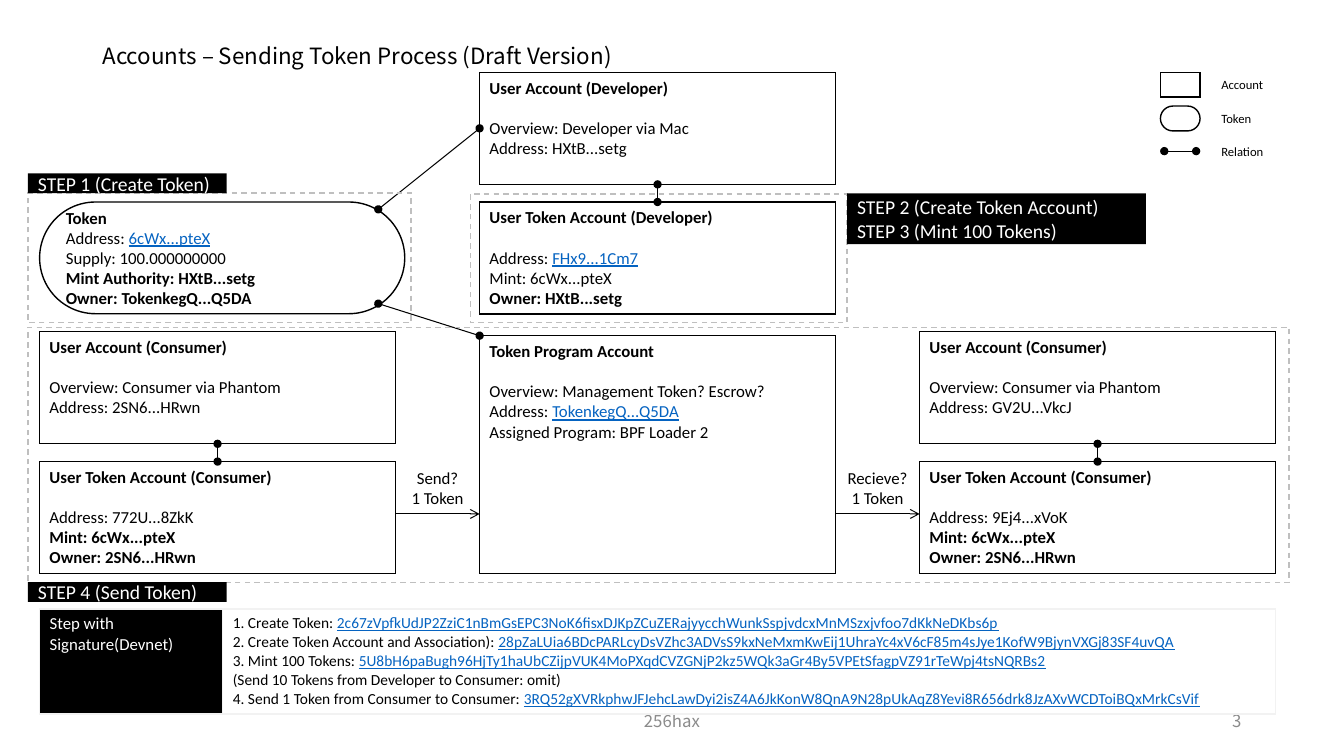
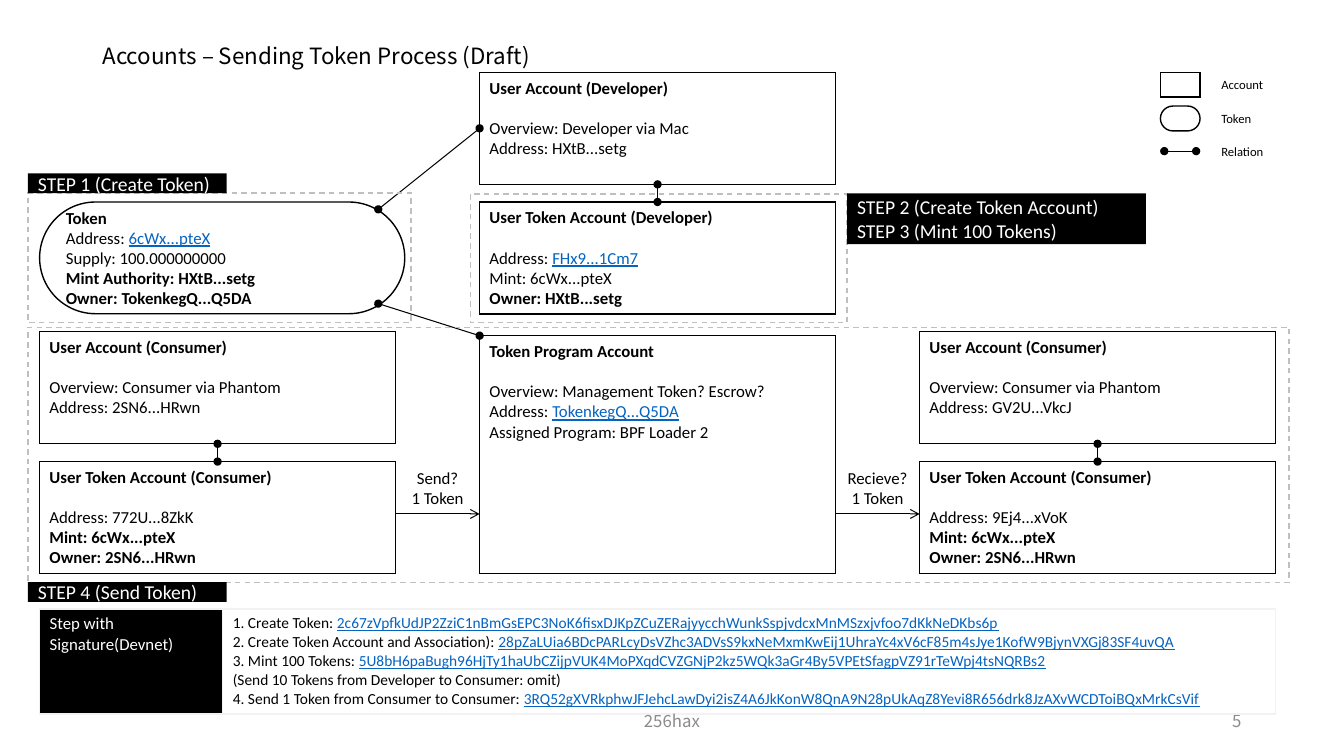
Before and after one commit to SmartGru25/Solana-React-Minimal, a slide deck: slide 6 of docs/Solana_Blockchain_Outline_Figure.pptx (slide 4 before the commit). Drawn at 1344x756 pixels with LibreOffice and Linux fonts; fonts in the diff are those of the drawing. Boxes give left, top, right and bottom in pixels: in the first picture for what was removed or moved away, otherwise in the second. Text is boxed around its words. In the diff, an @@ line names an element or a change of style, - is before the commit and + after.

```diff
--- a/docs/Solana_Blockchain_Outline_Figure.pptx
+++ b/docs/Solana_Blockchain_Outline_Figure.pptx
@@ title at [102, 46, 530, 70]: text changed @@
-Accounts – Sending Token Process (Draft Version)
+Accounts – Sending Token Process (Draft)
@@ page number at [1232, 715, 1241, 727]: text changed @@
-3
+5
```
Also in this commit, not shown: 3 other slides changed, 2 slides added.
